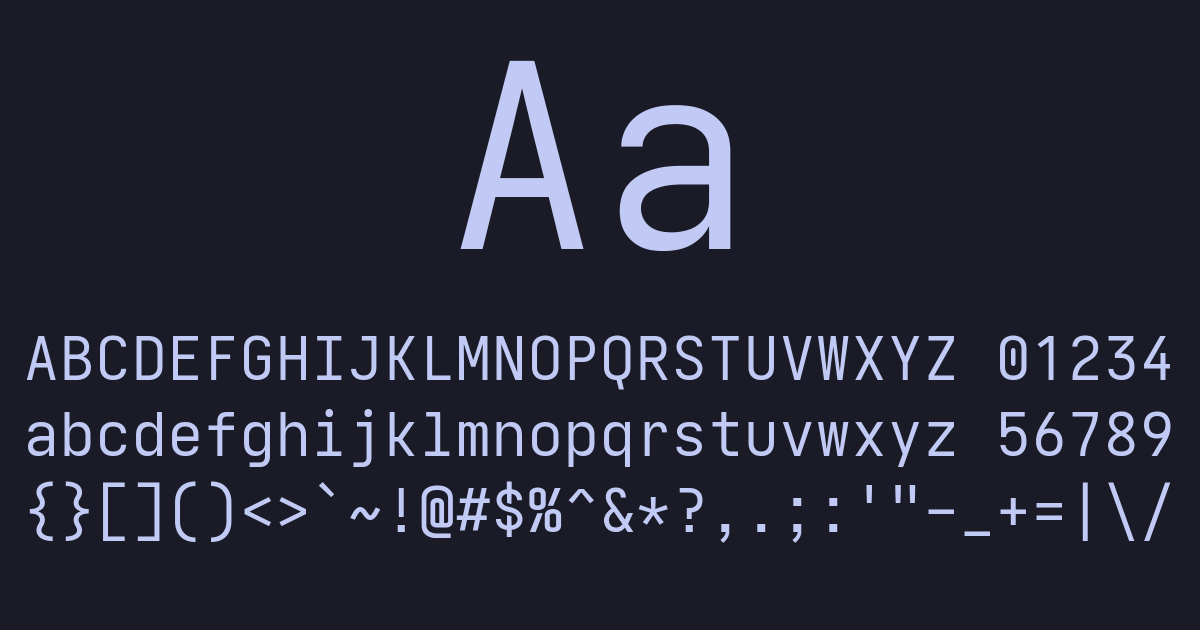
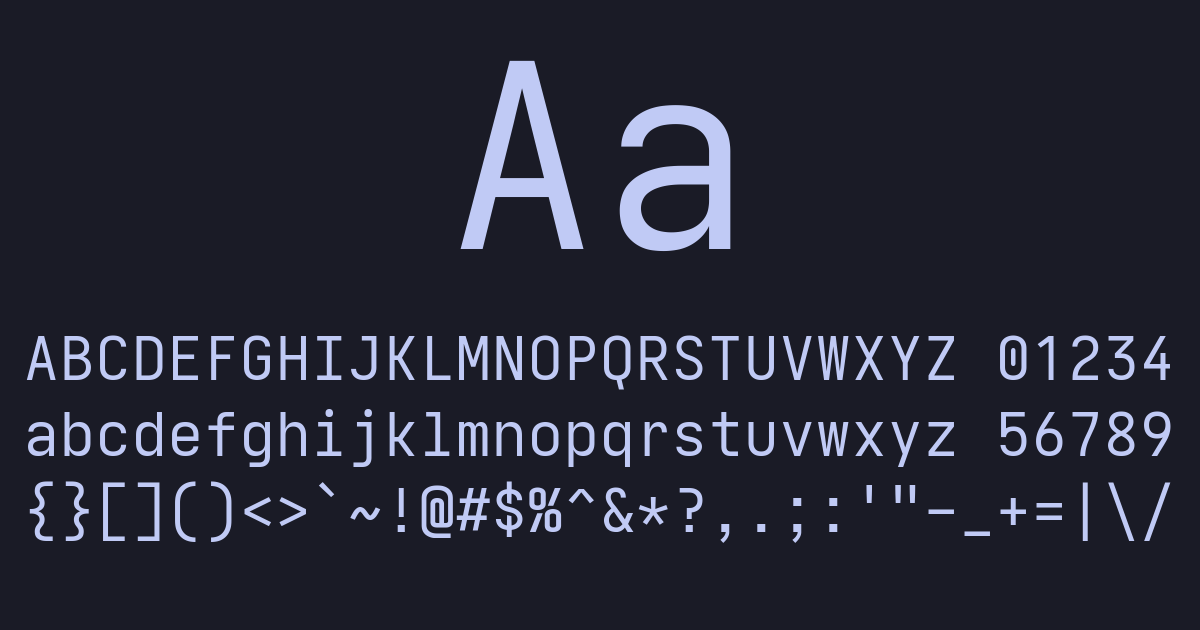
The second 1200 × 630 image is a revision of the first. Changes to its layers:
painted on "Aa ..." over [30, 481, 88, 541]
